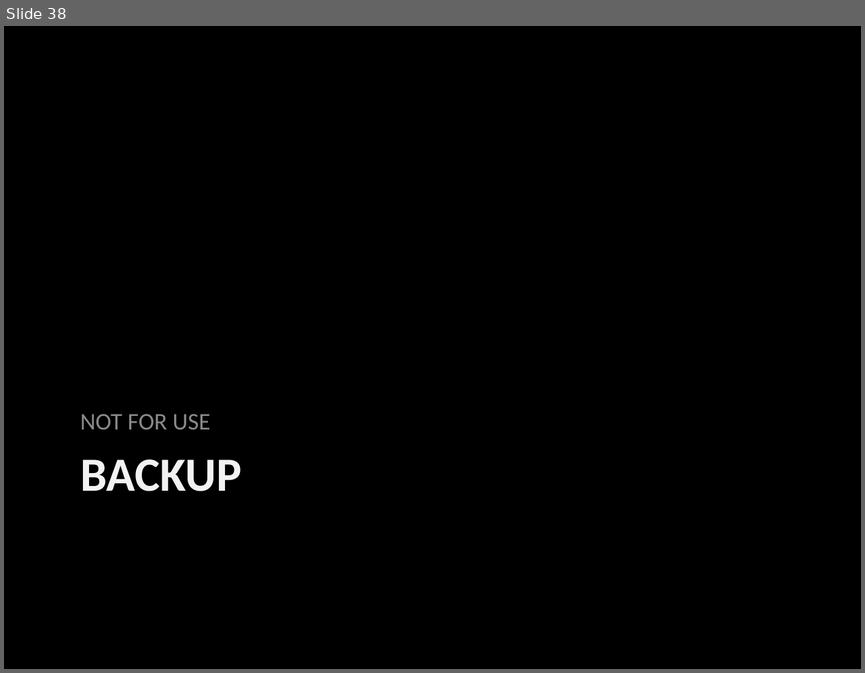
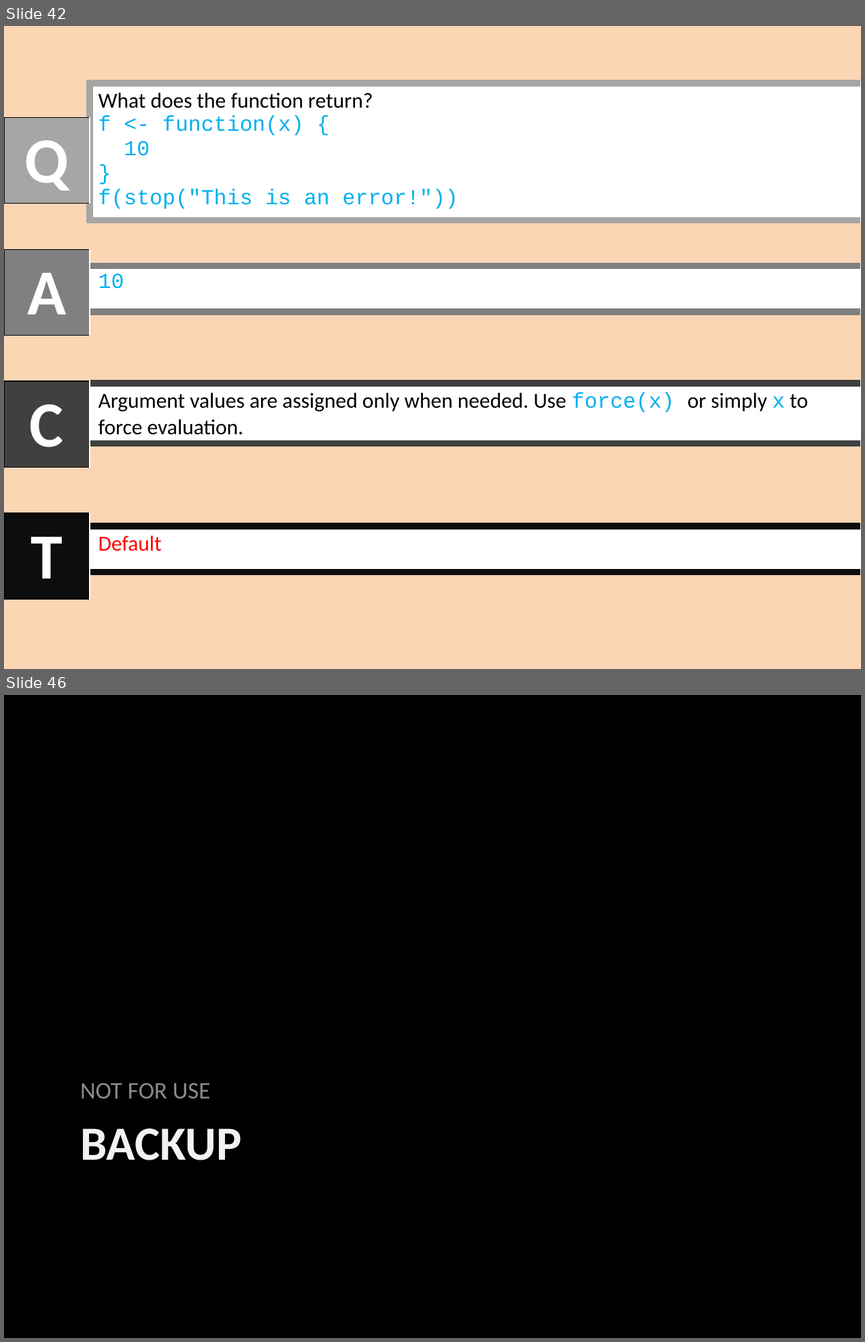
Before and after one commit to sunbee/R-How-To, a slide deck: LearnR Lessons Functions FunctionComponents.pptx. Shown one above the other, each under a label of ours: slide 38 before the commit, slides 42 and 46 after it; the slides between them are not shown. The pictures are 865x673 and 865x1342 pixels, drawn with LibreOffice and Linux fonts; fonts in the diff are those of the drawing. Boxes give left, top, right and bottom in pixels: in the first picture for what was removed or moved away, otherwise in the second. Text is boxed around its words. In the diff, an @@ line names an element or a change of style, - is before the commit and + after.

```diff
--- a/LearnR Lessons Functions FunctionComponents.pptx
+++ b/LearnR Lessons Functions FunctionComponents.pptx
@@ slide 42 added at [4, 26, 861, 669], background #FCD5B5 @@
@@ table added at [90, 83, 861, 220], 1 rows, 1 columns @@
+What does the function return? / f <- function(x) { / 10 / } / f(stop("This is an error!"))
@@ table added at [4, 118, 90, 203], 1 rows, 1 columns @@
+Q
@@ table added at [4, 250, 90, 335], 1 rows, 1 columns @@
+A
@@ table added at [90, 266, 861, 312], 1 rows, 1 columns @@
+10
@@ table added at [4, 381, 90, 467], 1 rows, 1 columns @@
+C
@@ table added at [90, 383, 861, 444], 1 rows, 1 columns @@
+Argument values are assigned only when needed. Use force(x) or simply x to force evaluation.
@@ table added at [4, 513, 90, 599], 1 rows, 1 columns @@
+T
@@ table added at [90, 526, 861, 571], 1 rows, 1 columns @@
+Default
@@ what was slide 38 is now slide 46 @@
```
Also in this commit, not shown: 4 slides changed, 8 other slides added, 4 other files.
